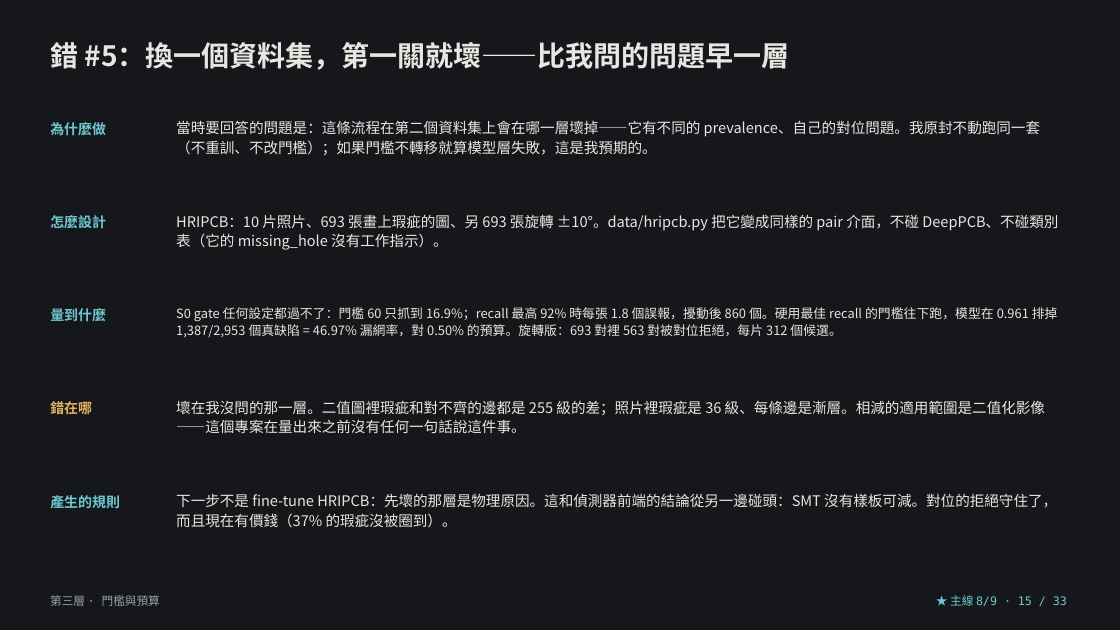
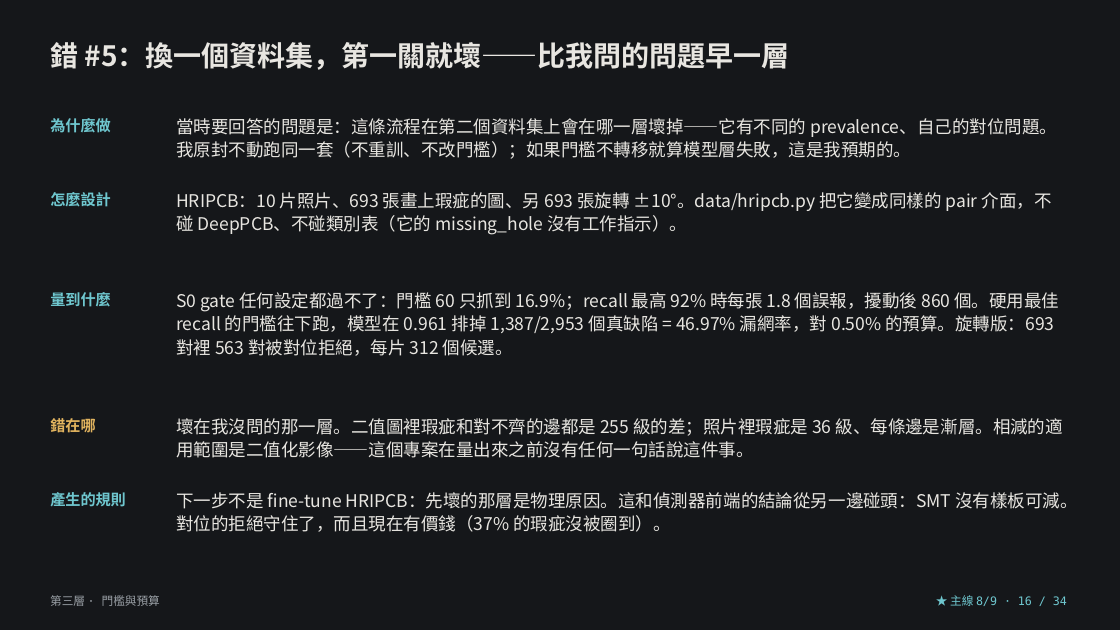
Before and after one commit to lin891020/aoi-agent, a slide deck: slide 16 of docs/deck/aoi-agent-journey.zh-TW.pptx (slide 15 before the commit). Drawn at 1120x630 pixels with LibreOffice and Linux fonts; fonts in the diff are those of the drawing. Boxes give left, top, right and bottom in pixels: in the first picture for what was removed or moved away, otherwise in the second. Text is boxed around its words. In the diff, an @@ line names an element or a change of style, - is before the commit and + after.

```diff
--- a/docs/deck/aoi-agent-journey.zh-TW.pptx
+++ b/docs/deck/aoi-agent-journey.zh-TW.pptx
@@ size 12 to 13 pt in 5 elements at box(50, 292, 111, 307), box(50, 416, 95, 436), box(50, 192, 111, 207), box(50, 492, 126, 507), box(50, 118, 111, 133) @@
@@ text "怎麼設計": place and size @@
-text "怎麼設計" at box(50, 215, 106, 228)
+text "怎麼設計" at box(50, 192, 111, 207)
@@ size 12.5 to 15 pt; line spacing 1.1 to 1.12 in 4 elements at box(176, 418, 1063, 458), box(176, 492, 1077, 532), box(176, 118, 1057, 159), box(176, 192, 1052, 235) @@
@@ text "HRIPCB：10 片照片、693 張畫上瑕疵的圖、另 693 張旋轉 ...": place and size @@
-text "HRIPCB：10 片照片、693 張畫上瑕疵的圖、另 693 張旋轉 ..." at box(176, 214, 1058, 250)
+text "HRIPCB：10 片照片、693 張畫上瑕疵的圖、另 693 張旋轉 ..." at box(176, 192, 1052, 235)
@@ text "量到什麼": place and size @@
-text "量到什麼" at box(50, 308, 106, 321)
+text "量到什麼" at box(50, 292, 111, 307)
@@ text "S0 gate 任何設定都過不了：門檻 60 只抓到 ...": place and size @@
-text "S0 gate 任何設定都過不了：門檻 60 只抓到 ..." at box(176, 307, 1058, 337)
+text "S0 gate 任何設定都過不了：門檻 60 只抓到 ..." at box(176, 292, 1059, 356)
@@ text "S0 gate 任何設定都過不了：門檻 60 只抓到 ..." at box(176, 292, 1059, 356): size 11 to 15 pt; line spacing 1.1 to 1.12 @@
@@ text "錯在哪": place and size @@
-text "錯在哪" at box(50, 401, 92, 414)
+text "錯在哪" at box(50, 416, 95, 436)
@@ text "壞在我沒問的那一層。二值圖裡瑕疵和對不齊的邊都是 255 級的差；照片裡瑕疵是 36 級、每條邊是漸層。相減的適用範圍是 ...": place and size @@
-text "壞在我沒問的那一層。二值圖裡瑕疵和對不齊的邊都是 255 級的差；照片裡瑕疵是 36 級、每條邊是漸層。相減的適用範圍是 ..." at box(176, 400, 1045, 434)
+text "壞在我沒問的那一層。二值圖裡瑕疵和對不齊的邊都是 255 級的差；照片裡瑕疵是 36 級、每條邊是漸層。相減的適用範圍是 ..." at box(176, 418, 1063, 458)
@@ text at box(950, 595, 1067, 606): text changed @@
-★ 主線 8/9 · 15 / 33
+★ 主線 8/9 · 16 / 34
```
Also in this commit, not shown: 31 other slides changed, 2 slides added, 1 slide removed, 8 other files.
